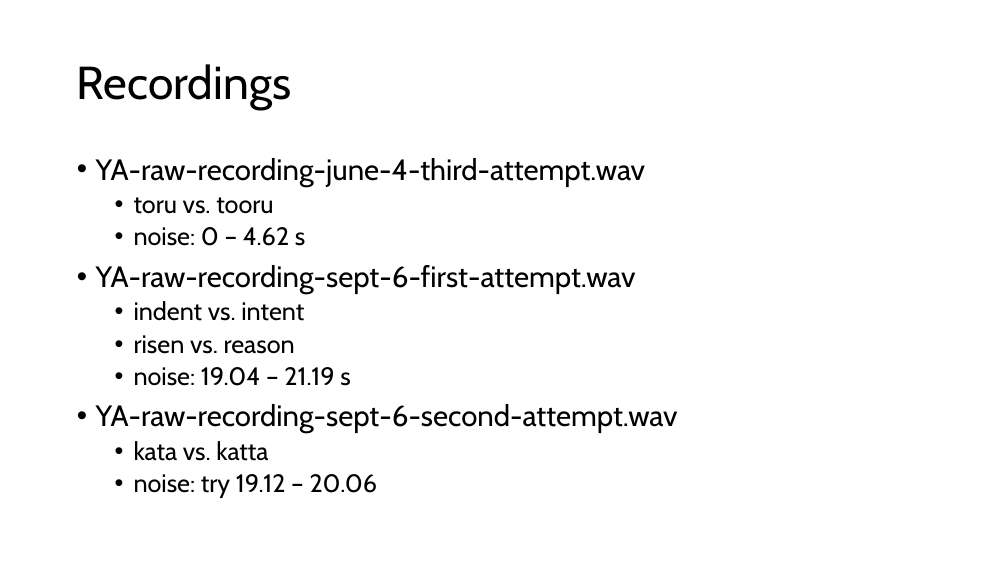
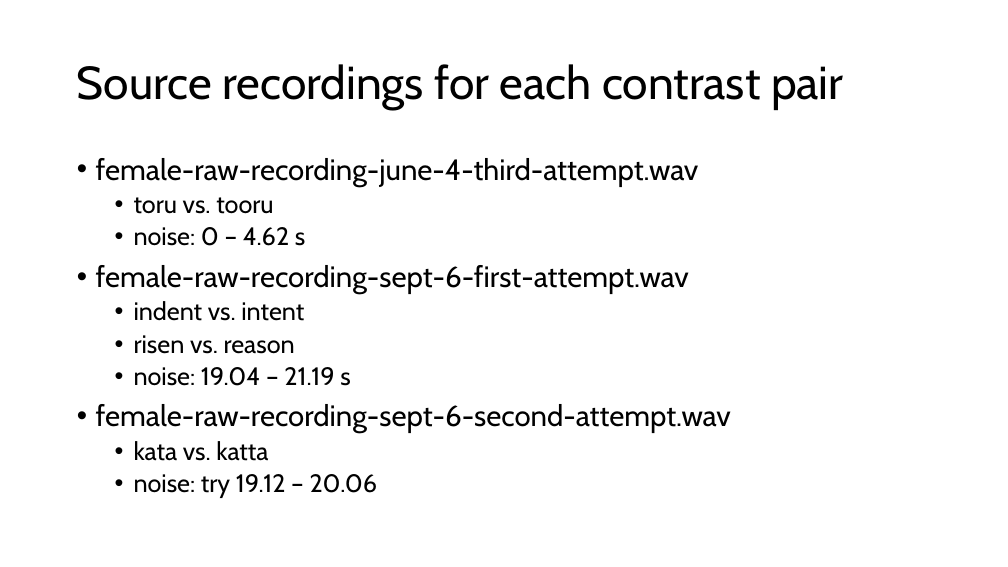
Before and after one commit to chisom-obasih/Dissertation-Open-Materials, a slide deck: slide 15 of A_Stimuli_Materials/VAS/recording_materials_and_stimuli_notes.pptx. Drawn at 1008x567 pixels with LibreOffice and Linux fonts; fonts in the diff are those of the drawing. Boxes give left, top, right and bottom in pixels: in the first picture for what was removed or moved away, otherwise in the second. Text is boxed around its words. In the diff, an @@ line names an element or a change of style, - is before the commit and + after.

```diff
--- a/A_Stimuli_Materials/VAS/recording_materials_and_stimuli_notes.pptx
+++ b/A_Stimuli_Materials/VAS/recording_materials_and_stimuli_notes.pptx
@@ title at box(77, 64, 844, 110): text changed @@
-Recordings
+Source recordings for each contrast pair
@@ text at box(96, 158, 699, 187): text changed @@
-• YA-raw-recording-june-4-third-attempt.wav
+• female-raw-recording-june-4-third-attempt.wav
@@ text at box(96, 265, 689, 294): text changed @@
-• YA-raw-recording-sept-6-first-attempt.wav
+• female-raw-recording-sept-6-first-attempt.wav
@@ text at box(96, 404, 731, 433): text changed @@
-• YA-raw-recording-sept-6-second-attempt.wav
+• female-raw-recording-sept-6-second-attempt.wav
```
Also in this commit, not shown: 2 other slides changed, 13 other files.
